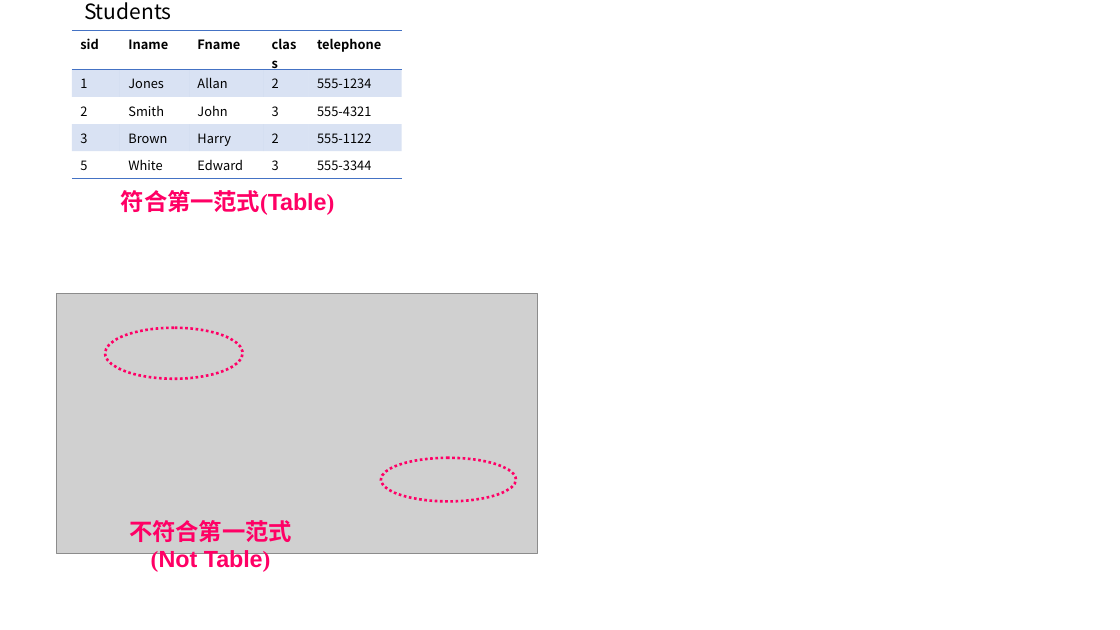
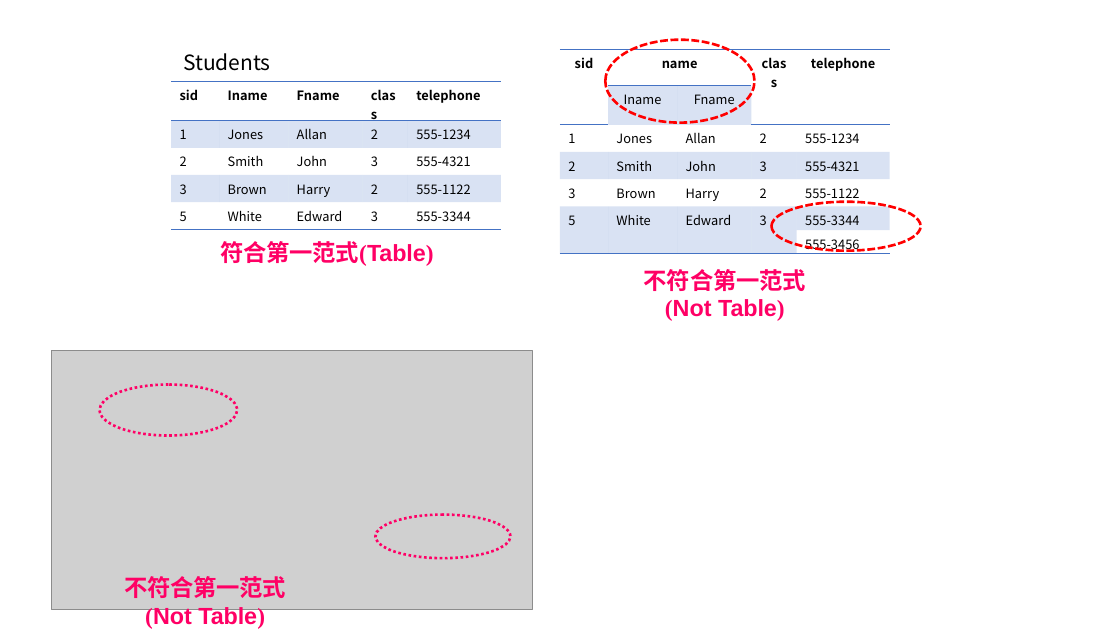
Before and after one commit to guofei9987/a, a slide deck: slide 2 of computer/database/database.pptx. Drawn at 1120x630 pixels with LibreOffice and Linux fonts; fonts in the diff are those of the drawing; grey boxes stand for pictures. Boxes give left, top, right and bottom in pixels: in the first picture for what was removed or moved away, otherwise in the second. Text is boxed around its words. In the diff, an @@ line names an element or a change of style, - is before the commit and + after.

```diff
--- a/computer/database/database.pptx
+++ b/computer/database/database.pptx
@@ table added at (x1=560, y1=50, x2=890, y2=256), 7 rows, 5 columns @@
+sid | name |  | class | telephone
+ | Iname | Fname |  | 
+1 | Jones | Allan | 2 | 555-1234
+2 | Smith | John | 3 | 555-4321
+3 | Brown | Harry | 2 | 555-1122
+5 | White | Edward | 3 | 555-3344
+ |  |  |  | 555-3456
@@ ellipse added at (x1=606, y1=39, x2=755, y2=123), outline #FF0000 2.25 pt dashed @@
@@ ellipse added at (x1=771, y1=202, x2=921, y2=250), outline #FF0000 2.25 pt dashed @@
@@ 1 table, 1 rectangle, 1 text moved together from (x1=72, y1=0, x2=402, y2=215) to (x1=171, y1=47, x2=501, y2=266) @@
@@ text added at (x1=644, y1=269, x2=806, y2=321), 20 pt, text #FF0065, bold @@
+不符合第一范式
+(Not Table)
@@ 1 picture, 1 text, 1 freeform shape moved together from (x1=57, y1=293, x2=539, y2=572) to (x1=51, y1=350, x2=533, y2=629) @@
```
Also in this commit, not shown: 1 slide added, 1 slide removed, 3 other files.
